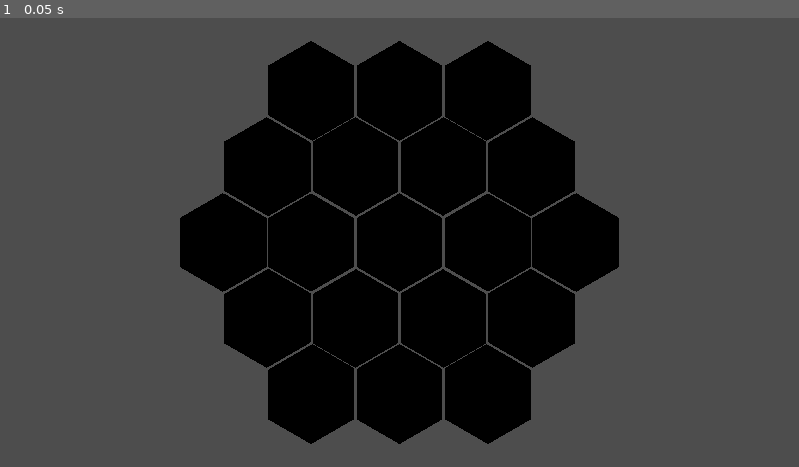
Above: before the commit, frame 1.
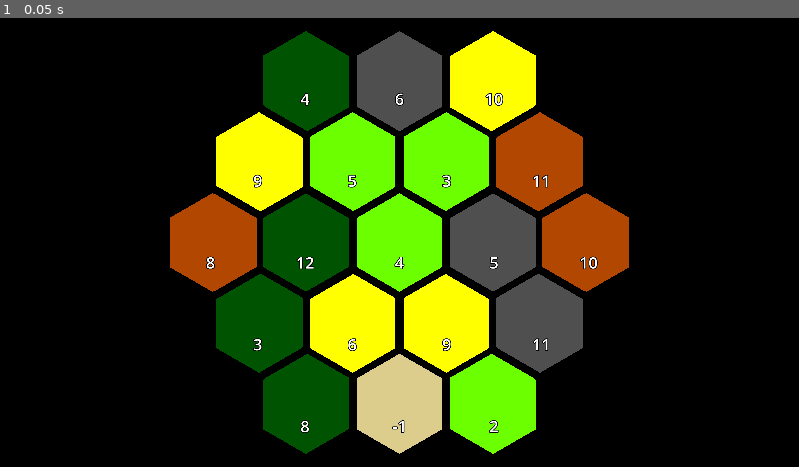
Above: after the commit, the same moment.

Repository: sunrizes/frontier
Game: Godot game, scene res://scenes/main_scene.tscn
Two runs of this game, one before a commit and one after it. Both use one fixed random seed, a clock stepped at 60 frames per second and the inputs below.
Inputs:
- Up to frame 1 (0.05 s): no input

The runs differ from the first frame. In frame 1, 96% of the frame differs, in the area x 0-100%, y 0-100%.

Commit message:
Procedural tile generation, tile materials

Diff:
--- /dev/null
+++ b/assets/materials/tile_material_brick.tres
@@ -0,0 +1,5 @@
+[gd_resource type="StandardMaterial3D" format=3 uid="uid://bhkkkuo5aqakj"]
+
+[resource]
+shading_mode = 0
+albedo_color = Color(0.694118, 0.278431, 0, 1)
--- /dev/null
+++ b/assets/materials/tile_material_desert.tres
@@ -0,0 +1,5 @@
+[gd_resource type="StandardMaterial3D" format=3 uid="uid://bpoccv7ex4ro8"]
+
+[resource]
+shading_mode = 0
+albedo_color = Color(0.862745, 0.803922, 0.54902, 1)
--- /dev/null
+++ b/assets/materials/tile_material_grain.tres
@@ -0,0 +1,5 @@
+[gd_resource type="StandardMaterial3D" format=3 uid="uid://dvco333faiunj"]
+
+[resource]
+shading_mode = 0
+albedo_color = Color(1, 1, 0, 1)
--- /dev/null
+++ b/assets/materials/tile_material_lumber.tres
@@ -0,0 +1,5 @@
+[gd_resource type="StandardMaterial3D" format=3 uid="uid://cb13ukgi3yp7c"]
+
+[resource]
+shading_mode = 0
+albedo_color = Color(0, 0.325331, 0, 1)
--- /dev/null
+++ b/assets/materials/tile_material_ore.tres
@@ -0,0 +1,5 @@
+[gd_resource type="StandardMaterial3D" format=3 uid="uid://18cu5txtjgu1"]
+
+[resource]
+shading_mode = 0
+albedo_color = Color(0.310617, 0.310617, 0.310617, 1)
--- /dev/null
+++ b/assets/materials/tile_material_wool.tres
@@ -0,0 +1,5 @@
+[gd_resource type="StandardMaterial3D" format=3 uid="uid://5m5efv74wi6x"]
+
+[resource]
+shading_mode = 0
+albedo_color = Color(0.419608, 1, 0, 1)
--- a/project.godot
+++ b/project.godot
@@ -15,6 +15,10 @@
 config/features=PackedStringArray("4.4", "GL Compatibility")
 config/icon="res://icon.svg"
 
+[autoload]
+
+Util="*res://scripts/util/util.gd"
+
 [rendering]
 
 renderer/rendering_method="gl_compatibility"
--- a/resources/board_standard_4p.tres
+++ b/resources/board_standard_4p.tres
@@ -4,5 +4,7 @@
 
 [resource]
 script = ExtResource("1_7g3dl")
-board_layout = Array[Vector3]([Vector3(0, 0, 0), Vector3(1.8, 0, 0), Vector3(0.9, 0, -1.55), Vector3(-0.9, 0, -1.55), Vector3(-1.8, 0, 0), Vector3(-0.9, 0, 1.55), Vector3(0.9, 0, 1.55), Vector3(2.7, 0, 1.55), Vector3(3.6, 0, 0), Vector3(2.7, 0, -1.55), Vector3(1.8, 0, -3.1), Vector3(0, 0, -3.1), Vector3(-1.8, 0, -3.1), Vector3(-2.7, 0, -1.55), Vector3(-3.6, 0, 0), Vector3(-2.7, 0, 1.55), Vector3(-1.8, 0, 3.1), Vector3(0, 0, 3.1), Vector3(1.8, 0, 3.1)])
+board_radius = 2
+tile_types = Array[int]([0, 0, 0, 0, 1, 1, 1, 1, 2, 2, 2, 2, 3, 3, 3, 4, 4, 4, 5])
+tile_numbers = Array[int]([2, 3, 3, 4, 4, 5, 5, 6, 6, 8, 8, 9, 9, 10, 10, 11, 11, 12])
 metadata/_custom_type_script = "uid://ds81malc3137"
--- a/scenes/gameplay/tile.tscn
+++ b/scenes/gameplay/tile.tscn
@@ -1,4 +1,6 @@
-[gd_scene load_steps=4 format=4 uid="uid://bdyatjgre31vn"]
+[gd_scene load_steps=5 format=4 uid="uid://bdyatjgre31vn"]
+
+[ext_resource type="Script" uid="uid://baemfqnriddrw" path="res://scripts/gameplay/tile.gd" id="1_tyvhr"]
 
 [sub_resource type="StandardMaterial3D" id="StandardMaterial3D_7g24c"]
 
@@ -32,9 +34,17 @@
 blend_shape_mode = 0
 shadow_mesh = SubResource("ArrayMesh_n7oq7")
 
-[node name="tile" type="Node3D"]
+[node name="tile" type="Node3D" node_paths=PackedStringArray("tile_mesh", "number_visual")]
+script = ExtResource("1_tyvhr")
+tile_mesh = NodePath("hexagon_tile")
+number_visual = NodePath("number_visual")
 
 [node name="hexagon_tile" type="MeshInstance3D" parent="."]
 transform = Transform3D(-4.37114e-08, -1, -4.37114e-08, 0, -4.37114e-08, 1, -1, 4.37114e-08, 1.91069e-15, 0, 0, 0)
 mesh = SubResource("ArrayMesh_sycs6")
 skeleton = NodePath("")
+
+[node name="number_visual" type="Label3D" parent="."]
+transform = Transform3D(1, -1.23002e-14, -3.55271e-15, 0, -4.37114e-08, 1, -1.06581e-14, -1, -4.37114e-08, 1.31134e-08, 0.1, 0.4)
+text = "999"
+font_size = 64
--- a/scenes/main_scene.tscn
+++ b/scenes/main_scene.tscn
@@ -1,8 +1,11 @@
-[gd_scene load_steps=4 format=3 uid="uid://by83nobqsq7y0"]
+[gd_scene load_steps=5 format=3 uid="uid://by83nobqsq7y0"]
 
 [ext_resource type="Script" uid="uid://bc8yvdri0im51" path="res://scripts/gameplay/grid_generator.gd" id="1_w2twt"]
 [ext_resource type="PackedScene" uid="uid://bdyatjgre31vn" path="res://scenes/gameplay/tile.tscn" id="2_pw63i"]
 [ext_resource type="Resource" uid="uid://b77tk0kvtadkl" path="res://resources/board_standard_4p.tres" id="3_7ykc4"]
+
+[sub_resource type="Environment" id="Environment_7ykc4"]
+background_mode = 1
 
 [node name="main_scene" type="Node3D"]
 
@@ -10,6 +13,10 @@
 script = ExtResource("1_w2twt")
 tile = ExtResource("2_pw63i")
 board_settings = ExtResource("3_7ykc4")
+hex_size = 1.1
 
 [node name="cam" type="Camera3D" parent="."]
 transform = Transform3D(1, 0, 0, 0, -4.37114e-08, 1, 0, -1, -4.37114e-08, 0, 6, 0)
+
+[node name="enviro" type="WorldEnvironment" parent="."]
+environment = SubResource("Environment_7ykc4")
--- a/scripts/gameplay/grid_generator.gd
+++ b/scripts/gameplay/grid_generator.gd
@@ -2,12 +2,45 @@
 
 @export var tile: PackedScene
 @export var board_settings: BoardSettings
+@export var hex_size: float = 1.0
 
 func _ready() -> void:
-	populate_board(board_settings.board_layout)
+	var coordinates = generate_positions(board_settings.board_radius)
 
-func populate_board(tile_positions: Array[Vector3]) -> void:
-	for pos in tile_positions:
+	var types = board_settings.tile_types.duplicate()
+	types.shuffle()
+	var numbers = board_settings.tile_numbers.duplicate()
+	numbers.shuffle()
+
+	var number_index := 0
+
+	for i in range(coordinates.size()):
 		var new_tile = tile.instantiate()
-		new_tile.position = pos
+		var pos = tile_to_board(coordinates[i].x, coordinates[i].y, hex_size)
+		new_tile.transform.origin = pos
+
+		var res: Util.RESOURCE = types[i]
+		var num: int = -1
+
+		if res != Util.RESOURCE.DESERT:
+			num = numbers[number_index]
+			number_index += 1  # only move forward for non-desert tiles
+
+		if new_tile.has_method("setup"):
+			new_tile.setup(res, num)
+
 		add_child(new_tile)
+
+func tile_to_board(q: int, r: int, size: float) -> Vector3:
+	var x = size * sqrt(3) * (q + r/2.0)
+	var z = size * 3.0/2.0 * r
+	return Vector3(x, 0, z)
+
+func generate_positions(radius: int) -> Array[Vector2i]:
+	var coordinates: Array[Vector2i] = []
+	for q in range(-radius, radius + 1):
+		for r in range(-radius, radius + 1):
+			var s = -q - r
+			if (abs(s)) <= radius:
+				coordinates.append(Vector2i(q, r))
+	return coordinates
--- /dev/null
+++ b/scripts/gameplay/tile.gd
@@ -0,0 +1,31 @@
+extends Node3D
+class_name Tile
+
+@export var resource: Util.RESOURCE = Util.RESOURCE.DESERT
+@export var number: int = -1
+
+#Visuals
+@export var tile_mesh: MeshInstance3D
+@export var number_visual: Label3D
+
+func setup(resource_type: Util.RESOURCE, tile_number: int) -> void:
+	resource = resource_type
+	number = tile_number
+	update_visual()
+
+func update_visual() -> void:
+	match resource:
+		Util.RESOURCE.BRICK:
+			tile_mesh.material_override = Util.tile_material_brick
+		Util.RESOURCE.DESERT:
+			tile_mesh.material_override = Util.tile_material_desert
+		Util.RESOURCE.GRAIN:
+			tile_mesh.material_override = Util.tile_material_grain
+		Util.RESOURCE.LUMBER:
+			tile_mesh.material_override = Util.tile_material_lumber
+		Util.RESOURCE.ORE:
+			tile_mesh.material_override = Util.tile_material_ore
+		Util.RESOURCE.WOOL:
+			tile_mesh.material_override = Util.tile_material_wool
+
+	number_visual.text = str(number)
--- a/scripts/res/board_settings.gd
+++ b/scripts/res/board_settings.gd
@@ -1,4 +1,6 @@
 extends Resource
 class_name BoardSettings
 
-@export var board_layout: Array[Vector3]
+@export var board_radius: int
+@export var tile_types: Array[Util.RESOURCE]
+@export var tile_numbers: Array[int]
--- /dev/null
+++ b/scripts/util/util.gd
@@ -0,0 +1,27 @@
+extends Node
+
+#region Tile Materials
+@export var tile_material_brick: StandardMaterial3D
+@export var tile_material_desert: StandardMaterial3D
+@export var tile_material_grain: StandardMaterial3D
+@export var tile_material_lumber: StandardMaterial3D
+@export var tile_material_ore: StandardMaterial3D
+@export var tile_material_wool: StandardMaterial3D
+#endregion
+
+func _ready() -> void:
+	tile_material_brick = preload("res://assets/materials/tile_material_brick.tres")
+	tile_material_desert = preload("res://assets/materials/tile_material_desert.tres")
+	tile_material_grain = preload("res://assets/materials/tile_material_grain.tres")
+	tile_material_lumber = preload("res://assets/materials/tile_material_lumber.tres")
+	tile_material_ore = preload("res://assets/materials/tile_material_ore.tres")
+	tile_material_wool = preload("res://assets/materials/tile_material_wool.tres")
+
+enum RESOURCE {
+	GRAIN,
+	LUMBER,
+	WOOL,
+	ORE,
+	BRICK,
+	DESERT
+}
Not shown, added: scripts/gameplay/tile.gd.uid
Not shown, added: scripts/util/util.gd.uid
